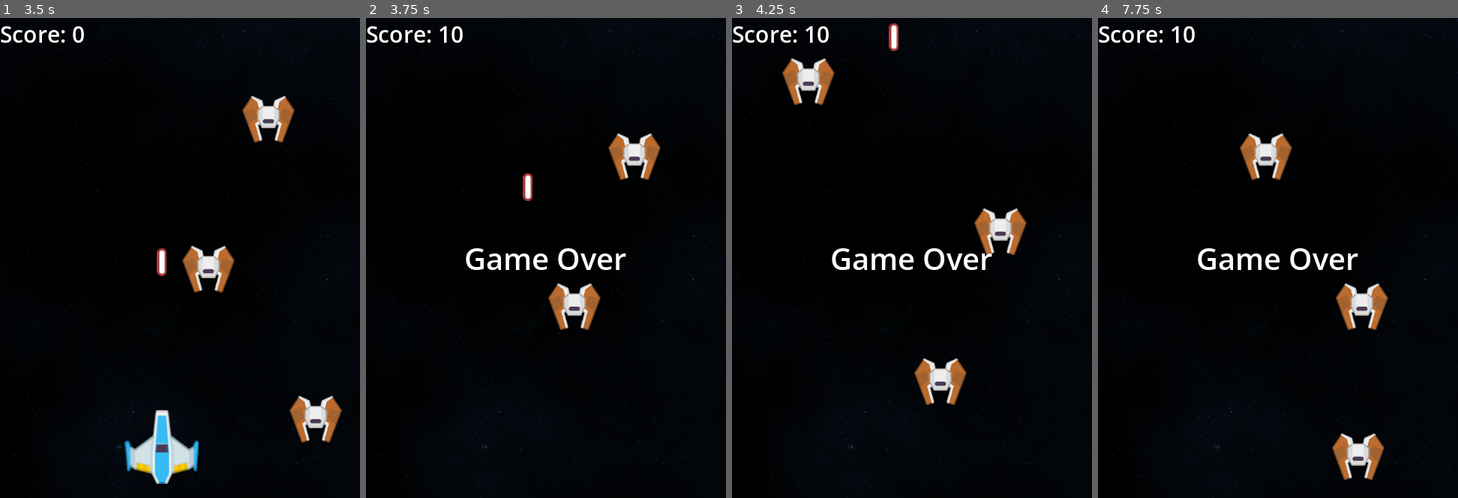
Above: before the commit, frames 1-4 (left to right).
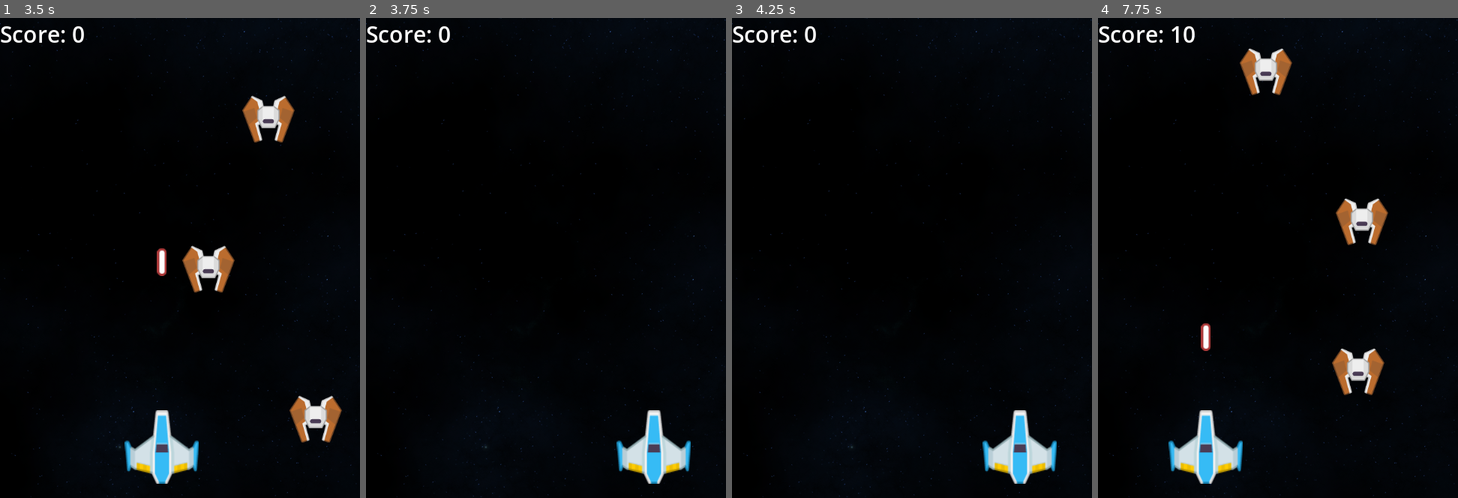
Above: after the commit, the same moments.

Repository: BenCoder302/Space-shooter-2d
Game: Godot game, scene res://scenes/main.tscn
Same seed, same stepped clock (60 frames per second), same inputs: the game is played once before the commit and once after it.
Inputs (mouse positions are in pixels of both pictures, inside the frame that each line leads up to):
- Up to frame 1 (3.5 s): tap Enter (ui_accept) at 0.5, 1.52, 1.55, 1.82, 3.02, 3.05, 3.32 s; move the mouse to (259, 234) at 0.52 s; hold Enter (ui_accept) 0.53-1.28 s; move the mouse to (108, 282) at 1.27 s; click (108, 282) at 1.35 s; move the mouse to (216, 152) at 2.02 s; hold Enter (ui_accept) 2.03-2.78 s; move the mouse to (162, 354) at 2.77 s; click (162, 354) at 2.85 s
- Up to frame 2 (3.75 s): move the mouse to (654, 330) at 3.52 s; hold Enter (ui_accept) from 3.53 s (still down)
- Up to frame 3 (4.25 s): keep holding Enter (ui_accept)
- Up to frame 4 (7.75 s): move the mouse to (1170, 186) at 4.27 s; release Enter (ui_accept) at 4.28 s; click (1170, 186) at 4.35 s; tap Enter (ui_accept) at 4.52, 4.55, 4.82, 6.02, 6.05, 6.32, 7.52, 7.55 s; move the mouse to (1296, 258) at 5.02 s; hold Enter (ui_accept) 5.03-5.78 s; move the mouse to (1224, 138) at 5.77 s; click (1224, 138) at 5.85 s; move the mouse to (1357, 234) at 6.52 s; hold Enter (ui_accept) 6.53-7.28 s; move the mouse to (1206, 282) at 7.27 s; click (1206, 282) at 7.35 s

Frame 1 is identical in both runs. In frame 2, 4.5% of the frame differs, in the area x 20-91%, y 1-98%; in frame 3, 5.4%; in frame 4, 8.1%, in the area x 19-81%, y 6-98%.

Commit message:
Added restart functionality

Diff:
--- a/project.godot
+++ b/project.godot
@@ -43,3 +43,4 @@
 
 rendering_device/driver.windows="d3d12"
 renderer/rendering_method="mobile"
+textures/vram_compression/import_s3tc_bptc=true
--- a/scenes/main.tscn
+++ b/scenes/main.tscn
@@ -6,7 +6,7 @@
 [ext_resource type="PackedScene" uid="uid://h5awh74k7677" path="res://scenes/laser.tscn" id="4_jyhfs"]
 [ext_resource type="PackedScene" uid="uid://b7pqlnu1t0v8p" path="res://scenes/enemy.tscn" id="5_tbgi4"]
 [ext_resource type="Script" uid="uid://ev4yh7duuko3" path="res://scipts/enemy_spawner.gd" id="6_tefeu"]
-[ext_resource type="Script" uid="uid://cr4u2d5n3rcgn" path="res://scipts/label.gd" id="7_o6xl0"]
+[ext_resource type="Script" uid="uid://cr4u2d5n3rcgn" path="res://scipts/score_label.gd" id="7_o6xl0"]
 [ext_resource type="Script" uid="uid://bhk1tpxl3xfsj" path="res://scipts/game_over_label.gd" id="8_tipki"]
 
 [sub_resource type="CircleShape2D" id="CircleShape2D_o6xl0"]
--- a/scipts/enemy.gd
+++ b/scipts/enemy.gd
@@ -5,8 +5,6 @@
 func _process(delta: float) -> void:
 	position.y += speed * delta
 
-
-
 func _on_area_entered(area: Area2D) -> void:
 	queue_free()
 	GameState.score += 10
--- a/scipts/game_over_label.gd
+++ b/scipts/game_over_label.gd
@@ -3,3 +3,7 @@
 func _process(delta: float) -> void:
 	if GameState.is_game_over:
 		visible = true
+
+	if Input.is_action_pressed("ui_accept") and GameState.is_game_over:
+		get_tree().reload_current_scene()
+		GameState.reset_values()
--- a/scipts/game_state.gd
+++ b/scipts/game_state.gd
@@ -2,3 +2,7 @@
 
 var score = 0
 var is_game_over = false
+
+func reset_values():
+	score = 0
+	is_game_over = false
--- a/scipts/player.gd
+++ b/scipts/player.gd
@@ -23,3 +23,4 @@
 	if area.is_in_group("enemy"):
 		queue_free()
 		GameState.is_game_over = true
+		GameState.score -= 10
Not shown, changed: export_presets.cfg
Renamed: scipts/label.gd -> scipts/score_label.gd
Renamed: scipts/label.gd.uid -> scipts/score_label.gd.uid
